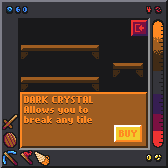
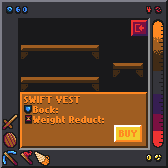
Comparing the layer stacks of the two w=168, h=168 images. Changes:
hid group "Layer Group #25" (2 layers) over [24, 96, 93, 125]
added group "Layer Group #26" with 3 layers in group "Layer Group #8" over [24, 96, 104, 125]
added layer "icon_weight.png #4" in group "Layer Group #26" over [24, 105, 32, 124]
added layer "SWIFT VEST ..." in group "Layer Group #26" over [24, 96, 104, 124]
added layer "SWIFT VEST ... #1" in group "Layer Group #26" over [24, 97, 104, 125]
